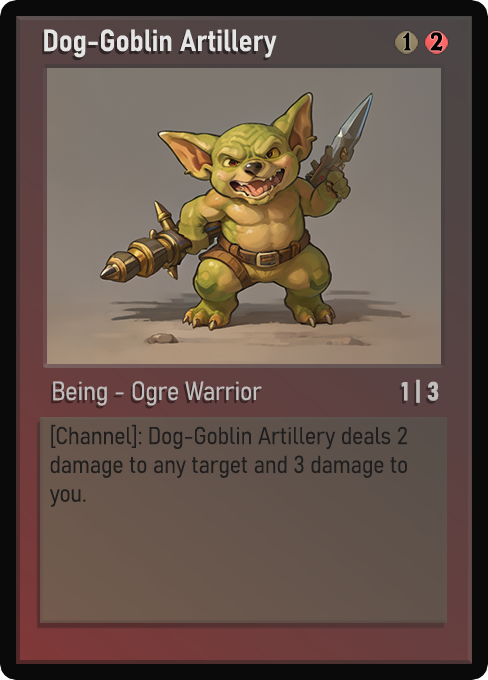
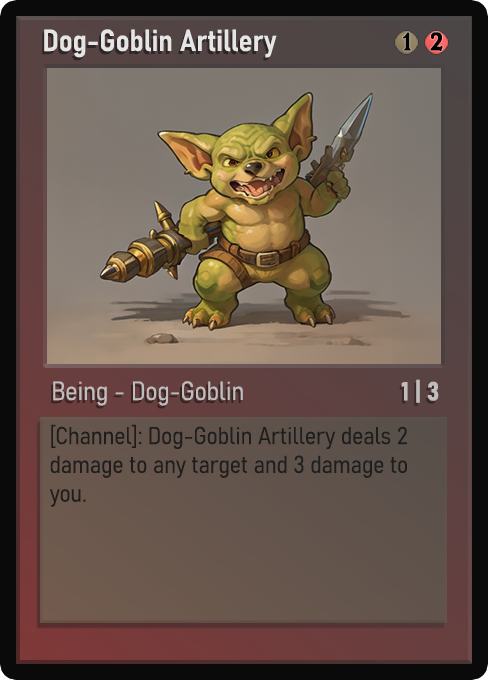
Comparing the layer stacks of the two 488×680 images. Changes:
painted on "Class" over [132, 381, 262, 406]
